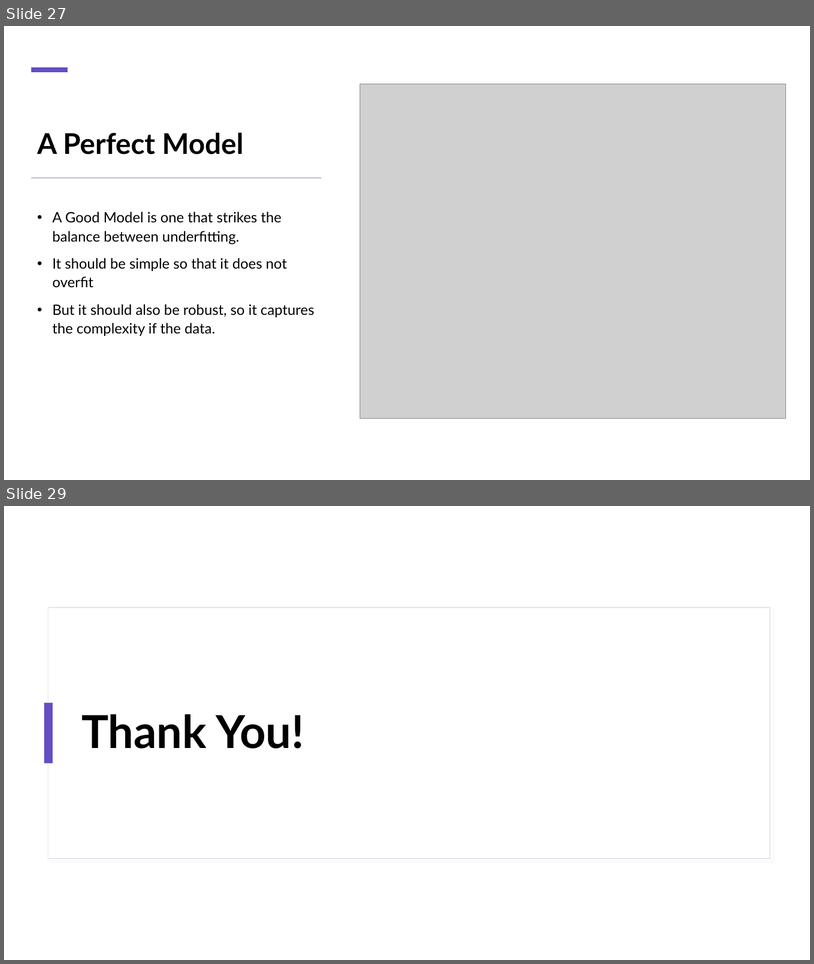
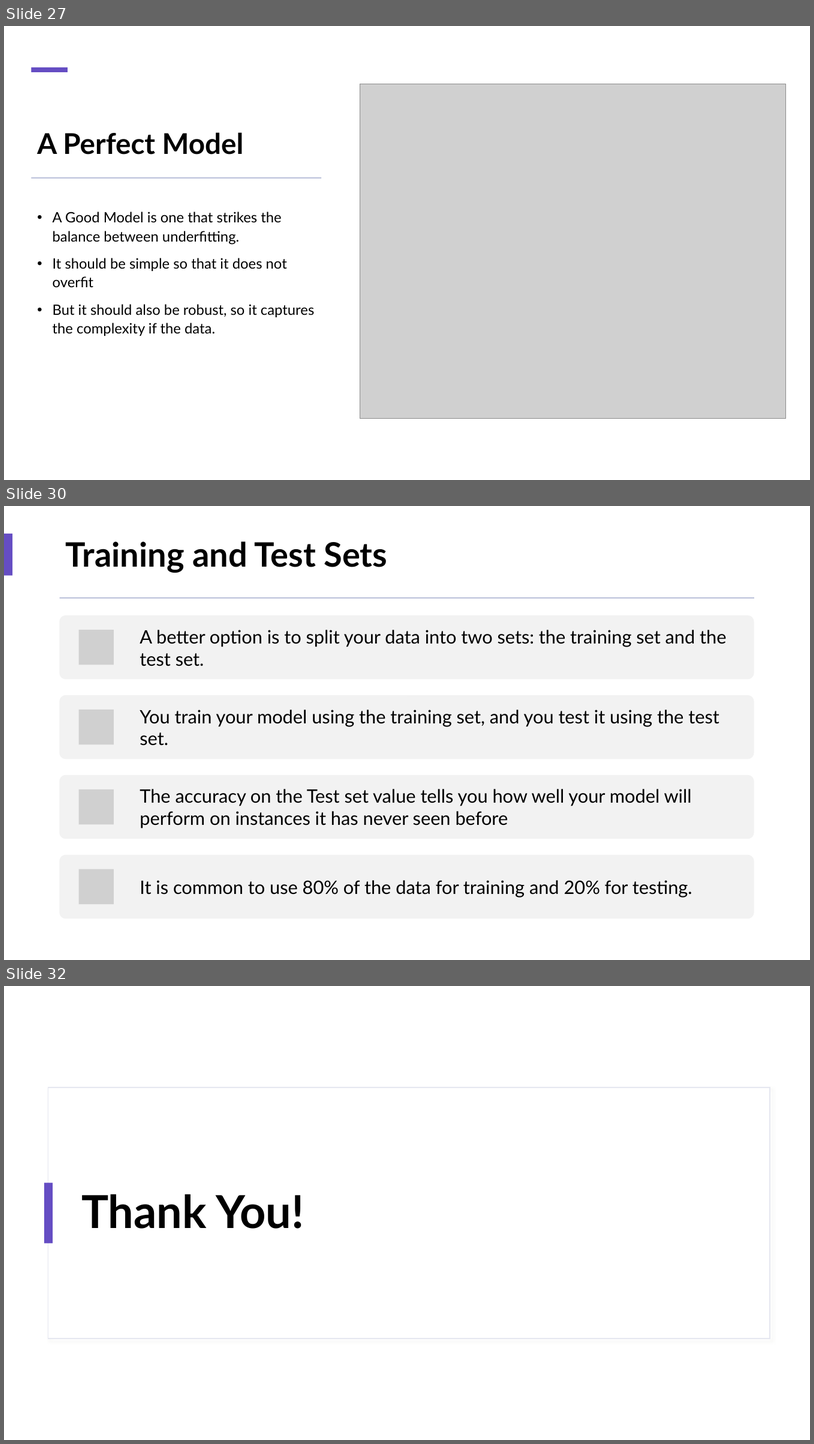
Before and after one commit to Aryagm/ML_Workshop, a slide deck: Day 1/Introduction to Machine Learning.pptx. Shown one above the other, each under a label of ours: slides 27 and 29 before the commit, slides 27, 30 and 32 after it; the slides between them are not shown. The pictures are 814x964 and 814x1444 pixels, drawn with LibreOffice and Linux fonts; fonts in the diff are those of the drawing; grey boxes stand for pictures. Boxes give left, top, right and bottom in pixels: in the first picture for what was removed or moved away, otherwise in the second. Text is boxed around its words. In the diff, an @@ line names an element or a change of style, - is before the commit and + after.

```diff
--- a/Day 1/Introduction to Machine Learning.pptx
+++ b/Day 1/Introduction to Machine Learning.pptx
@@ slide 30 added at (4,506,810,960), background #FFFFFF; not listed: 2 template elements that a slide beside it also shows @@
@@ rectangle added at (4,506,810,960), fill #FFFFFF @@
@@ rectangle added at (4,534,12,576), fill #654DC3 @@
@@ title added at (66,541,387,573), 40 pt, text #000000, bold @@
+Training and Test Sets
@@ rectangle added at (60,597,755,598), fill #BDC3DB @@
@@ group added at (60,615,755,918): 4 rounded rectangles, 4 pictures, 4 texts @@
+A better option is to split your data into two sets: the training set and the test set.
+You train your model using the training set, and you test it using the test set.
+The accuracy on the Test set value tells you how well your model will perform on instances it has never seen before
+It is common to use 80% of the data for training and 20% for testing.
@@ what was slide 29 is now slide 32 @@
```
Also in this commit, not shown: 1 slide changed, 2 other slides added, 1 other file.
